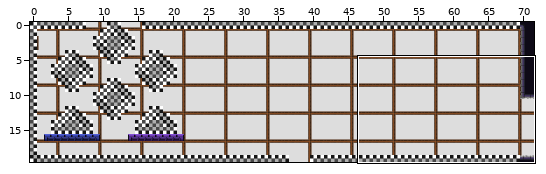
Tiled map: Assets/maps/HubRooms/2 - Lower Class Rooms/Great Hall.tmx. Above: a wide view before the commit, with the close-up outlined.
Close-up. Old version:
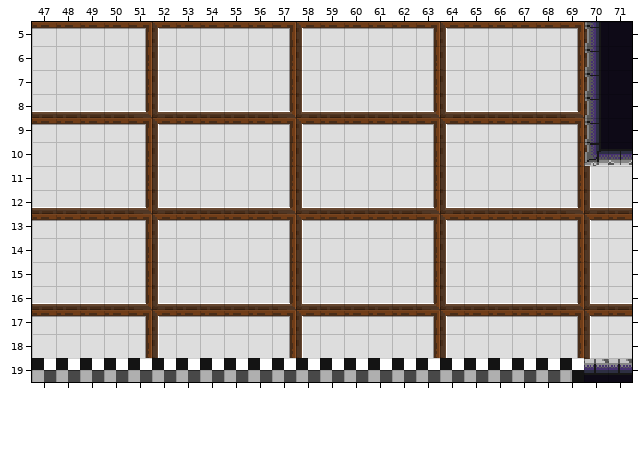
Cells are 16x16 px. Shown: x 47..71, y 5..19.
After:
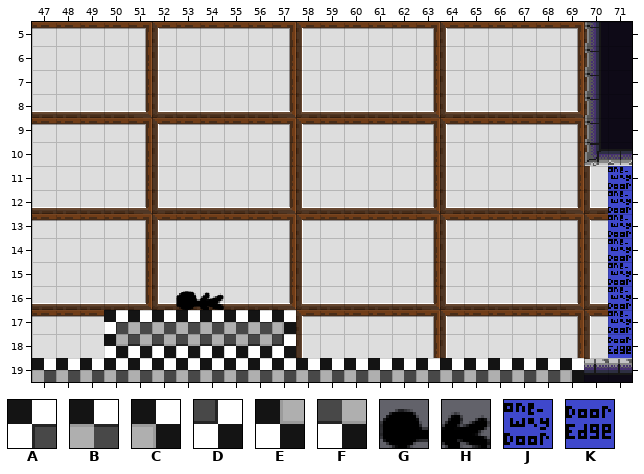
Key: from "Checkboard tileset": A 0, B 1, C 2, D 3, E 4, F 11; from "PlaceholderSprites": G 62 turned 270, H 77 turned 270; from "Possible Extra Art": J 4 turned 90, K 5 turned 90.
_ is an empty cell.
Tiles of an added or newly shown layer are drawn over the layers below it.
The exact change:
Layer "ground":
y 17: x 50..57 ________ -> ABBBBBBC
y 18: x 50..57 ________ -> EFFFFFFD
Layer "annotations (for game objects)" (added):
y 11..15: x 71 _ -> J
y 16: x 53..54 __ -> GH; x 71 _ -> J
y 17: x 71 _ -> J
y 18: x 71 _ -> K
